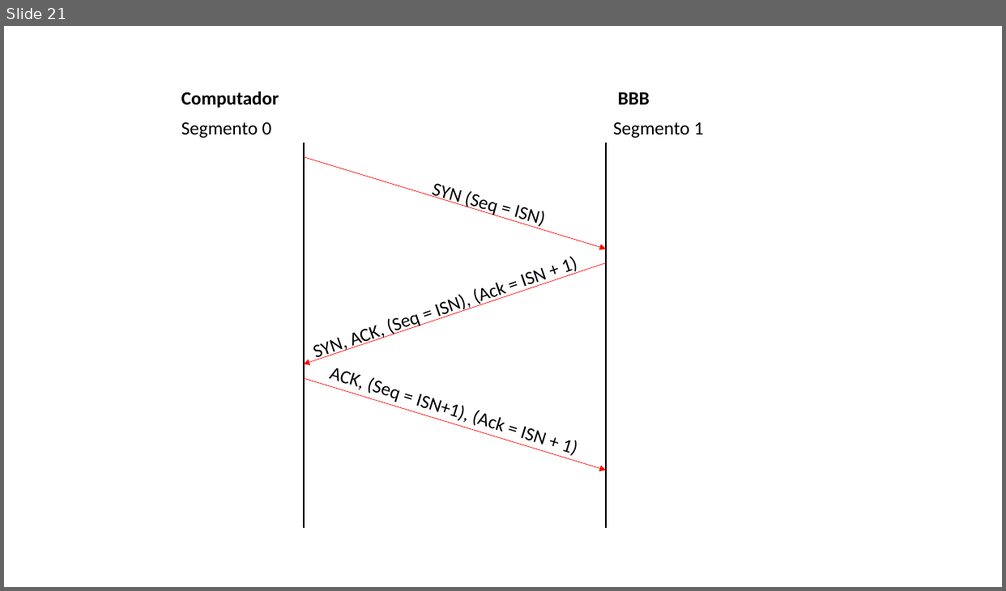
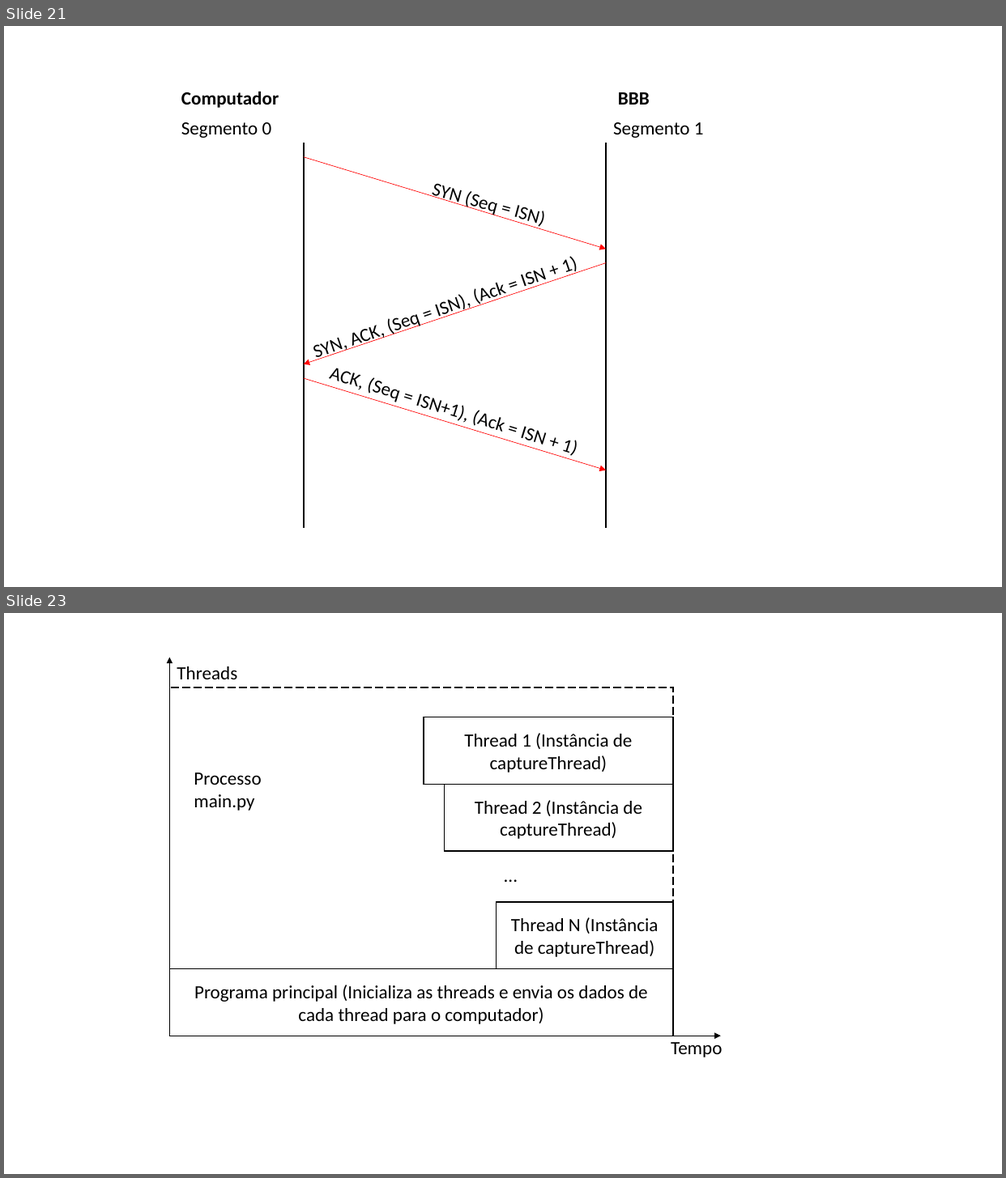
Before and after one commit to lucaslrodri/tcc_ufba, a slide deck: Word/Figuras.pptx. Shown one above the other, each under a label of ours: slide 21 before the commit, slides 21 and 23 after it; the slides between them are not shown. The pictures are 1006x591 and 1006x1178 pixels, drawn with LibreOffice and Linux fonts; fonts in the diff are those of the drawing. Boxes give left, top, right and bottom in pixels: in the first picture for what was removed or moved away, otherwise in the second. Text is boxed around its words. In the diff, an @@ line names an element or a change of style, - is before the commit and + after.

```diff
--- a/Word/Figuras.pptx
+++ b/Word/Figuras.pptx
@@ slide 23 added at [4,613,1002,1174], background #FFFFFF @@
@@ group added at [169,658,722,1058]: 5 rectangles, 4 texts, 2 arrows @@
+Thread 1 (Instância de captureThread)
+Thread 2 (Instância de captureThread)
+Programa principal (Inicializa as threads e envia os dados de cada thread para o computador)
+Thread N (Instância de captureThread)
+...
+Threads
+Tempo
+Processo main.py
```
Also in this commit, not shown: 1 other slide added, 1 other file.
